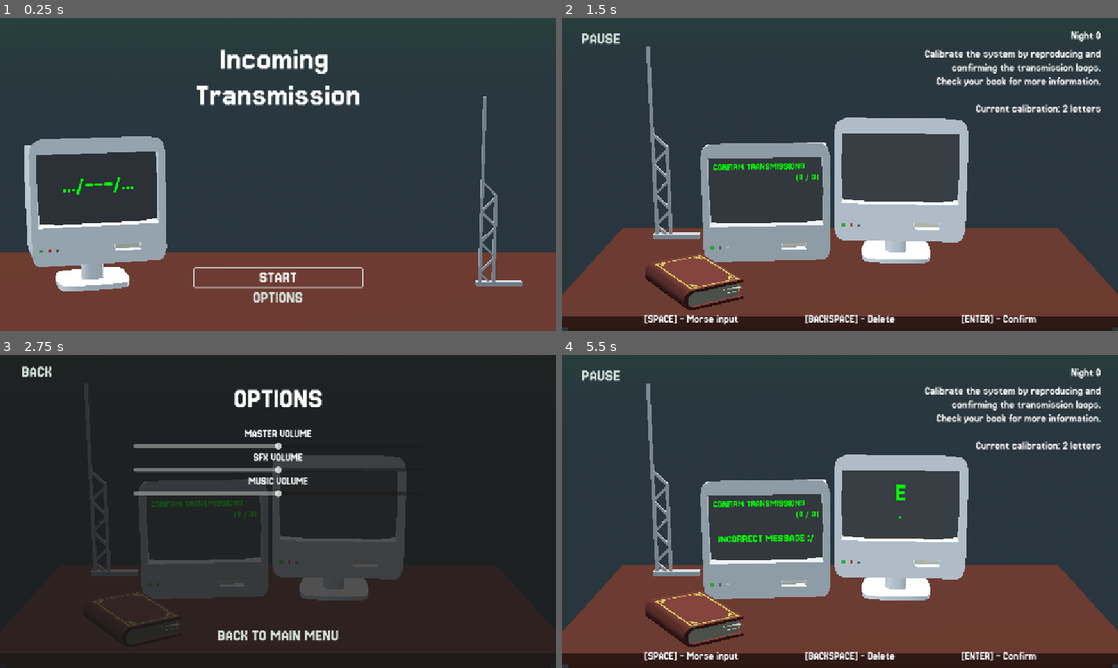
Above: before the commit, frames 1-4 (two rows, left to right).
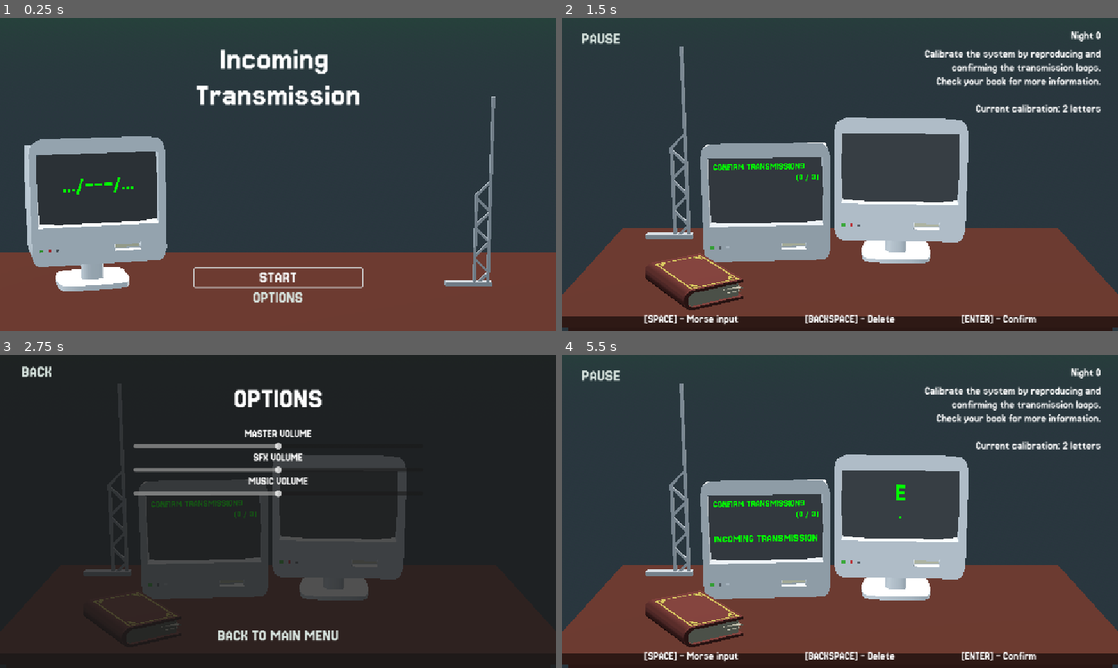
Above: after the commit, the same moments.

Repository: LucasFASouza/loophole
Game: Godot game, scene res://core/main_menu.tscn
Same seed, same stepped clock (60 frames per second), same inputs: the game is played once before the commit and once after it.
Inputs (mouse positions are in pixels of both pictures, inside the frame that each line leads up to):
- Up to frame 1 (0.25 s): no input
- Up to frame 2 (1.5 s): click "START" at 0.5 s; click "START" at 1.25 s
- Up to frame 3 (2.75 s): click "PAUSE" at 2 s
- Up to frame 4 (5.5 s): click "BACK" at 2.75 s; tap Enter (morse_confirm) at 3.5, 3.6, 4.25, 5 s; move the mouse to (962, 495) at 3.52 s; click (962, 495) at 3.67 s; move the mouse to (728, 527) at 4.27 s; tap Backspace (morse_delete) at 4.35 s; click (728, 527) at 4.42 s; move the mouse to (895, 442) at 5.02 s; tap Space (morse_input) at 5.1 s; click (895, 442) at 5.17 s

The runs differ from the first frame. In frame 1, 1.4% of the frame differs, in the area x 79-94%, y 25-86%; in frame 2, 1.6%; in frame 3, less than 0.1%; in frame 4, 1.8%, in the area x 15-46%, y 9-71%.

Commit message:
minor changes aaa

Diff:
--- a/core/main_game.gd
+++ b/core/main_game.gd
@@ -113,7 +113,7 @@
 
 
 func _ready() -> void:
-	wait_timer.wait_time = MorseTranslator.CLK_TIME * 10
+	wait_timer.wait_time = MorseTranslator.CLK_TIME * 8
 	options_menu.visible = false
 	main_ui.visible = true
 
--- a/core/main_game.tscn
+++ b/core/main_game.tscn
@@ -29,7 +29,7 @@
 script = ExtResource("1_is2i4")
 
 [node name="MorseAntenna" parent="." instance=ExtResource("2_6620d")]
-transform = Transform3D(1.2, 0, 0, 0, 1.2, 0, 0, 0, 1.2, -22.7483, 23.8015, -10.9032)
+transform = Transform3D(1.2, 0, 0, 0, 1.2, 0, 0, 0, 1.2, -19.6802, 23.8015, -10.9032)
 
 [node name="MorseInput" parent="." instance=ExtResource("3_2epw8")]
 transform = Transform3D(0.997726, 0, -0.0674058, 0, 1, 0, 0.0674058, 0, 0.997726, 7.23415, 23.969, -5.03513)
--- a/desk_itens/morse_antenna.tscn
+++ b/desk_itens/morse_antenna.tscn
@@ -4,16 +4,16 @@
 [ext_resource type="PackedScene" uid="uid://c21y0bt4ev3vm" path="res://assets/models/Antenna.glb" id="2_8wwca"]
 [ext_resource type="AudioStream" uid="uid://6hik7bha7e2q" path="res://assets/sfx/beep.wav" id="3_qpoeg"]
 
-[sub_resource type="StandardMaterial3D" id="StandardMaterial3D_kh8q3"]
+[sub_resource type="StandardMaterial3D" id="StandardMaterial3D_ahd3f"]
 transparency = 1
 shading_mode = 0
 vertex_color_use_as_albedo = true
-albedo_color = Color(1, 0, 0, 0.611765)
+albedo_color = Color(1, 0, 0, 0.752941)
 
-[sub_resource type="SphereMesh" id="SphereMesh_qpoeg"]
-material = SubResource("StandardMaterial3D_kh8q3")
-radius = 0.05
-height = 0.1
+[sub_resource type="CapsuleMesh" id="CapsuleMesh_hsbwd"]
+material = SubResource("StandardMaterial3D_ahd3f")
+radius = 0.025
+height = 0.075
 
 [node name="MorseAntenna" type="Node3D"]
 script = ExtResource("1_gbc8i")
@@ -22,11 +22,11 @@
 wait_time = 0.3
 
 [node name="Antena" parent="." instance=ExtResource("2_8wwca")]
-transform = Transform3D(12.425, 0, 0, 0, 12.425, 0, 0, 0, 12.425, 0, 0, 0)
+transform = Transform3D(-12.425, 0, -0.00542002, 0, 12.425, 0, 0.00542002, 0, -12.425, -0.875595, 0, 0)
 
 [node name="Light" type="MeshInstance3D" parent="Antena"]
-transform = Transform3D(1, 0, 0, 0, 1, 0, 0, 0, 1, -0.0720244, 1.656, 0.000170855)
-mesh = SubResource("SphereMesh_qpoeg")
+transform = Transform3D(1, 0, -1.16415e-10, 0, 1, 0, 1.16415e-10, 0, 1, -0.0720244, 1.64712, 0.000170855)
+mesh = SubResource("CapsuleMesh_hsbwd")
 
 [node name="BeepPlayer" type="AudioStreamPlayer" parent="."]
 stream = ExtResource("3_qpoeg")
--- a/desk_itens/walkie_talkie.tscn
+++ b/desk_itens/walkie_talkie.tscn
@@ -21,6 +21,7 @@
 
 [node name="ItemInfo" type="CanvasLayer" parent="."]
 layer = 3
+visible = false
 
 [node name="PanelContainer" type="PanelContainer" parent="ItemInfo"]
 anchors_preset = 15
